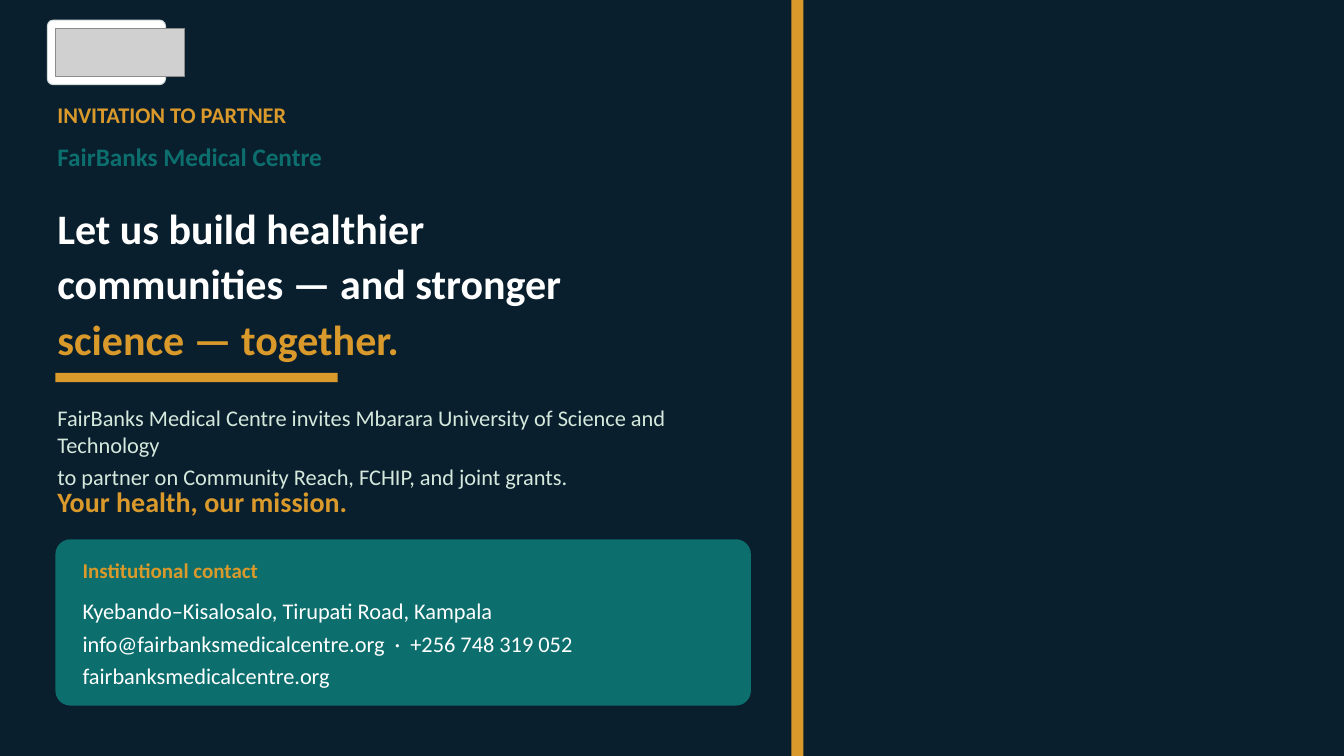
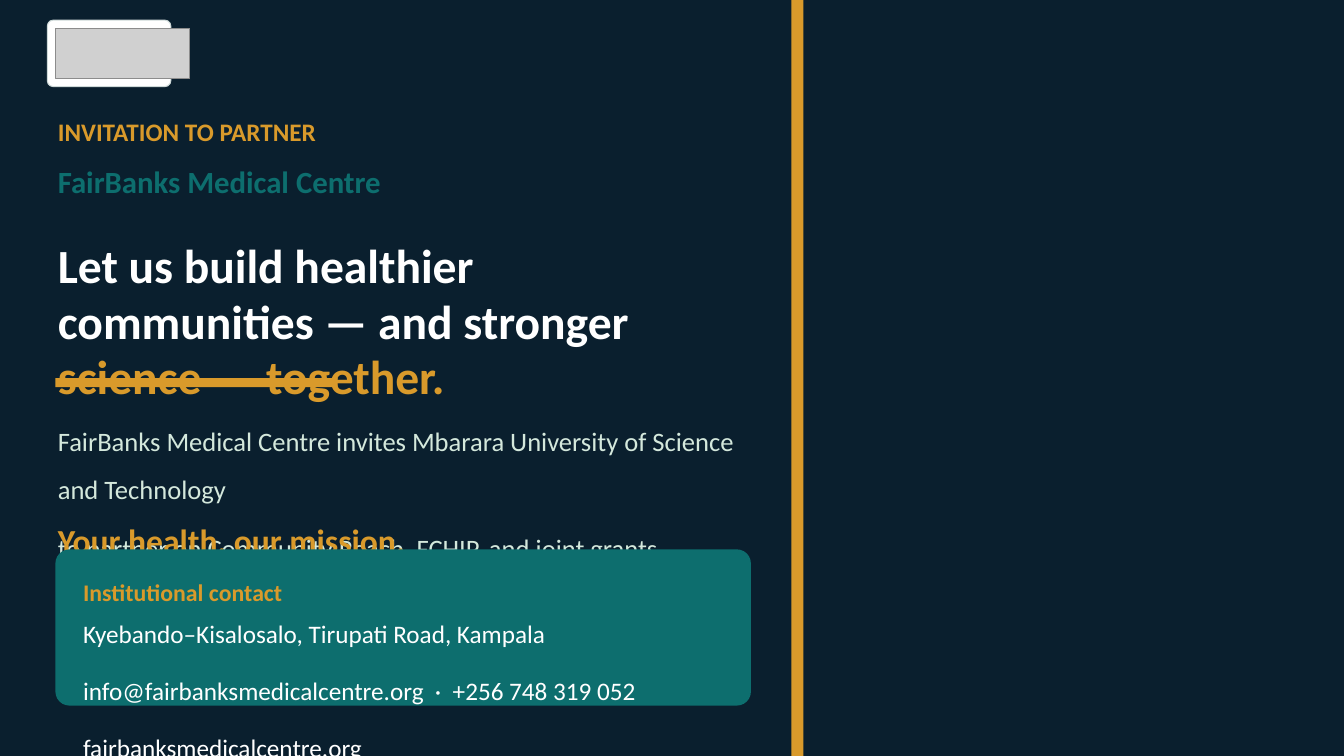
Before and after one commit to WASSWA2624/fairbanks, a slide deck: slide 10 of pitch-presentations/documents/must_ppt.pptx (slide 17 before the commit). Drawn at 1344x756 pixels with LibreOffice and Linux fonts; fonts in the diff are those of the drawing; grey boxes stand for pictures; background and template pictures are left out; a plain dark background stands for a picture behind light text. Boxes give left, top, right and bottom in pixels: in the first picture for what was removed or moved away, otherwise in the second. Text is boxed around its words. In the diff, an @@ line names an element or a change of style, - is before the commit and + after.

Commit message:
Refine MUST partnership pitch deck script and PowerPoint presentation. Updated text formatting, adjusted layout dimensions, and improved readability with larger fonts and better spacing. Removed unnecessary images and clarified content structure to enhance overall presentation quality.

```diff
--- a/pitch-presentations/documents/must_ppt.pptx
+++ b/pitch-presentations/documents/must_ppt.pptx
@@ rounded rectangle: place and size @@
-rounded rectangle at (47, 20, 165, 85)
+rounded rectangle at (47, 20, 171, 87)
@@ picture: place and size @@
-picture at (55, 28, 185, 77)
+picture at (55, 28, 190, 79)
@@ text "INVITATION TO PARTNER" at (58, 124, 316, 141): size 16 to 18 pt; line spacing 1 to 1.5 @@
@@ text "FairBanks Medical Centre" at (58, 171, 381, 193): size 18 to 22 pt; line spacing 1 to 1.5 @@
@@ size 30 to 34 pt; line spacing 1 to 1.5 in 3 elements at (58, 249, 473, 284), (58, 305, 628, 347), (58, 360, 444, 402) @@
@@ rectangle: place and size @@
-rectangle at (55, 373, 338, 382)
+rectangle at (55, 378, 338, 387)
@@ text "FairBanks Medical Centre invites Mbarara ..." at (58, 432, 733, 555): size 16 to 19 pt; line spacing 1 to 1.5; more space between paragraphs @@
@@ text "Your health, our mission.": place and size @@
-text "Your health, our mission." at (57, 492, 348, 516)
+text "Your health, our mission." at (58, 526, 405, 562)
@@ text "Your health, our mission." at (58, 526, 405, 562): size 20 to 24 pt; line spacing 1 to 1.5 @@
@@ rounded rectangle: place and size @@
-rounded rectangle at (55, 539, 751, 706)
+rounded rectangle at (55, 549, 751, 706)
@@ text "Institutional contact" at (83, 584, 282, 601): size 15 to 17 pt; line spacing 1 to 1.5 @@
@@ text "Kyebando–Kisalosalo, Tirupati Road, Kampala" at (83, 625, 635, 705): size 16 to 18 pt; line spacing 1 to 1.5; more space between paragraphs @@
```
Also in this commit, not shown: 9 other slides changed, 7 slides removed, 1 other file.
